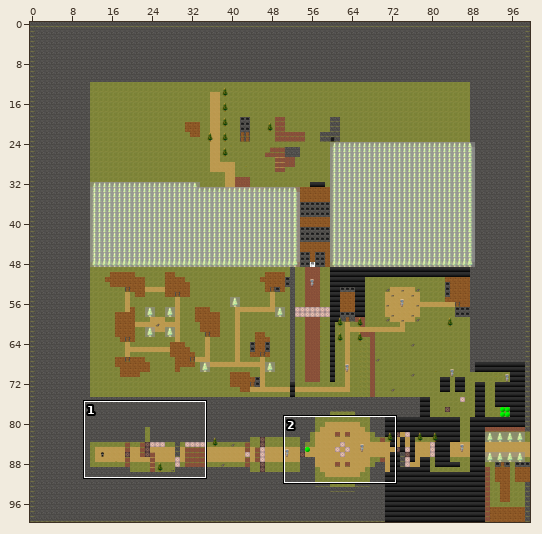
Two states of a Tiled map, assets/levels/level0.tmx. Above, an overview of the earlier version with the close-up marked.
Close-up. The starting point:
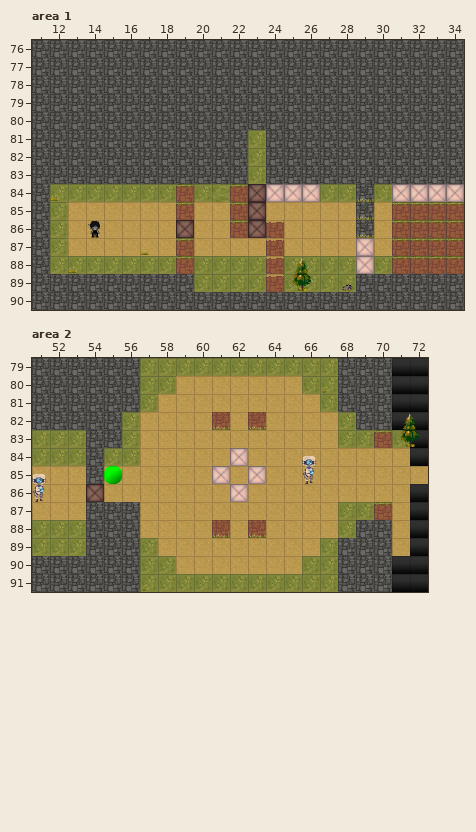
Cells are 32x32 px. Shown: area 1 x 11..34, y 76..90; area 2 x 51..72, y 79..91. The commit also changed other parts of the map, which this record leaves out.
The result:
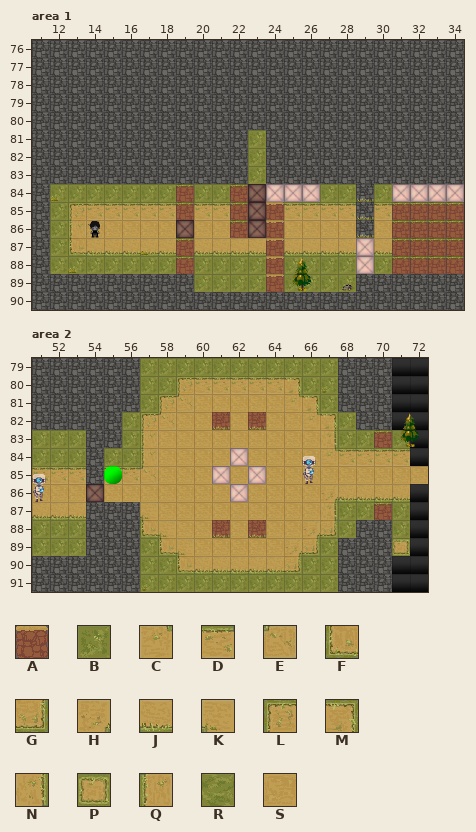
Key: from "terrain": A 80 "level2-sand-textured-3", B 97 "level2-floor-5", C 98 "level2-floor-6", D 99 "level2-floor-7", E 100 "level2-floor-8", F 101 "level2-floor-9", G 103 "level2-floor-11", H 104 "level2-floor-12", J 107 "level2-floor-15", K 110 "level2-floor-18", L 113 "level2-floor-21", M 119 "level2-floor-27", N 122 "level2-floor-30", P 125 "level2-floor-33", Q 127 "level2-floor-35", R 128 "level2-new-floor-grass1", S 130 "level2-new-floor-sand1".
_ is an empty cell.
Diff:
{"where": "layer \"terrain\", area 1"}
{"y":84,"x":21,"old":"R","new":"B"}
{"y":85,"x":13,"old":"SSSSSS","new":"LDDDDD"}
{"y":85,"x":20,"old":"SS","new":"DD"}
{"y":85,"x":24,"old":"SSSSS","new":"ADDDD"}
{"y":85,"x":30,"old":"S","new":"D"}
{"y":86,"x":13,"old":"S","new":"Q"}
{"y":87,"x":13,"old":"SSSSSS","new":"FJJJJJ"}
{"y":87,"x":20,"old":"SSSS","new":"JJJJ"}
{"y":87,"x":25,"old":"SSSS","new":"JJJJ"}
{"y":87,"x":30,"old":"S","new":"J"}
{"where": "layer \"terrain\", area 2"}
{"y":80,"x":59,"old":"SSSSSSS","new":"LDDDDDM"}
{"y":81,"x":58,"old":"SS","new":"LE"}
{"y":81,"x":65,"old":"SS","new":"CM"}
{"y":82,"x":57,"old":"SS","new":"LE"}
{"y":82,"x":66,"old":"SS","new":"CM"}
{"y":83,"x":57,"old":"S","new":"Q"}
{"y":83,"x":67,"old":"S","new":"N"}
{"y":84,"x":57,"old":"S","new":"Q"}
{"y":84,"x":67,"old":"SSSSS","new":"CDDDD"}
{"y":85,"x":51,"old":"SSS","new":"DDD"}
{"y":85,"x":55,"old":"SSS","new":"DDE"}
{"y":86,"x":67,"old":"SSSSS","new":"HJJJJ"}
{"y":87,"x":51,"old":"SSS","new":"JJJ"}
{"y":87,"x":57,"old":"S","new":"K"}
{"y":87,"x":67,"old":"S","new":"N"}
{"y":87,"x":71,"old":"S","new":"B"}
{"y":88,"x":57,"old":"SS","new":"FK"}
{"y":88,"x":66,"old":"SS","new":"HG"}
{"y":88,"x":71,"old":"S","new":"B"}
{"y":89,"x":58,"old":"SS","new":"FK"}
{"y":89,"x":65,"old":"SS","new":"HG"}
{"y":89,"x":71,"old":"S","new":"P"}
{"y":90,"x":59,"old":"SSSSSSS","new":"FJJJJJG"}
